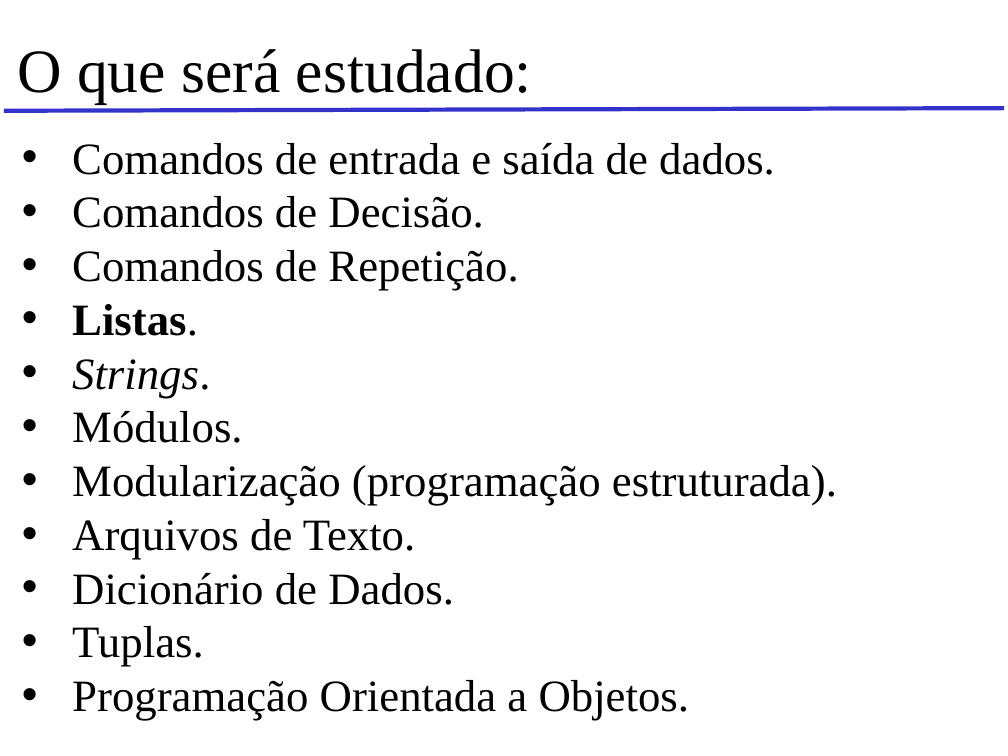
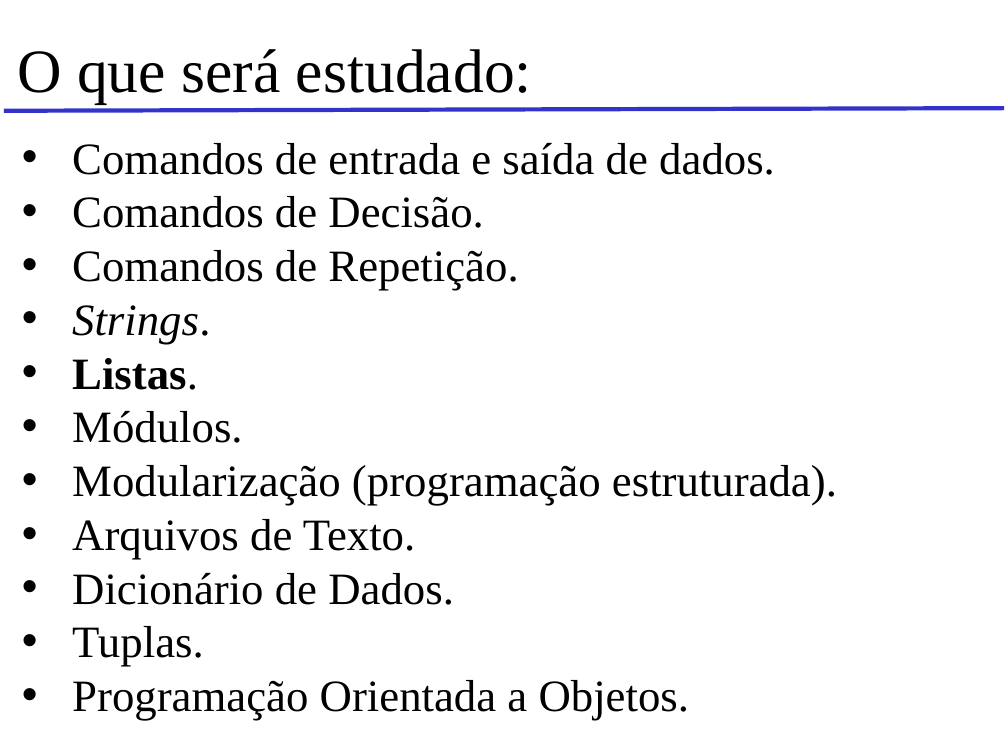
Before and after one commit to omerobertol/Python_AgentesInteligentes, a slide deck: slide 3 of PPT/Python.ppt. Drawn at 1008x756 pixels with LibreOffice and Linux fonts; fonts in the diff are those of the drawing; background and template pictures are left out. Boxes give left, top, right and bottom in pixels: in the first picture for what was removed or moved away, otherwise in the second. Text is boxed around its words. In the diff, an @@ line names an element or a change of style, - is before the commit and + after.

```diff
--- a/PPT/Python.ppt
+++ b/PPT/Python.ppt
@@ text at (72,305,210,344): paragraph added @@
+• Strings.
@@ text at (72,359,210,398): paragraph removed @@
-• Strings.
```
Also in this commit, not shown: 21 other files.
